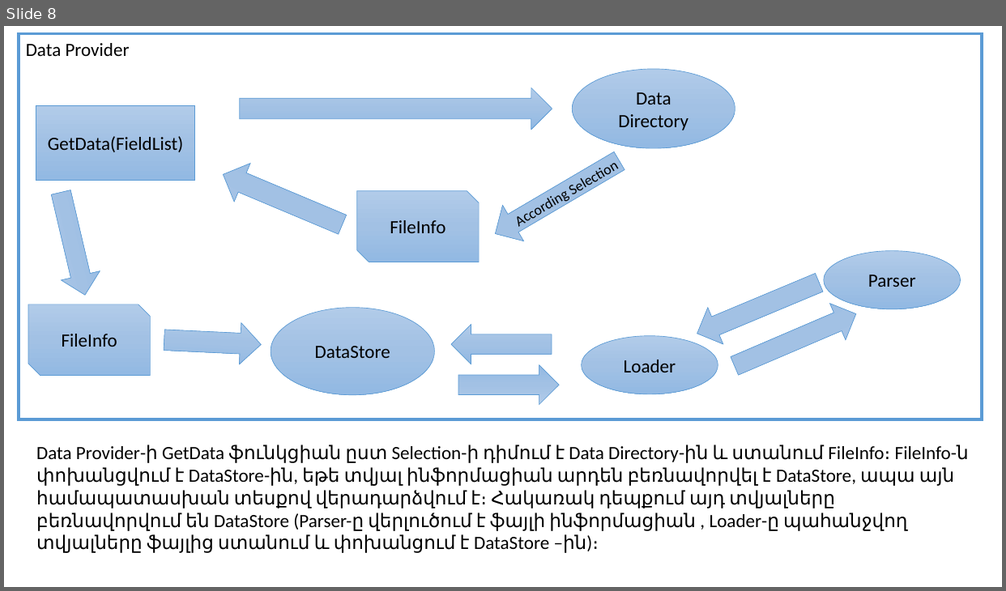
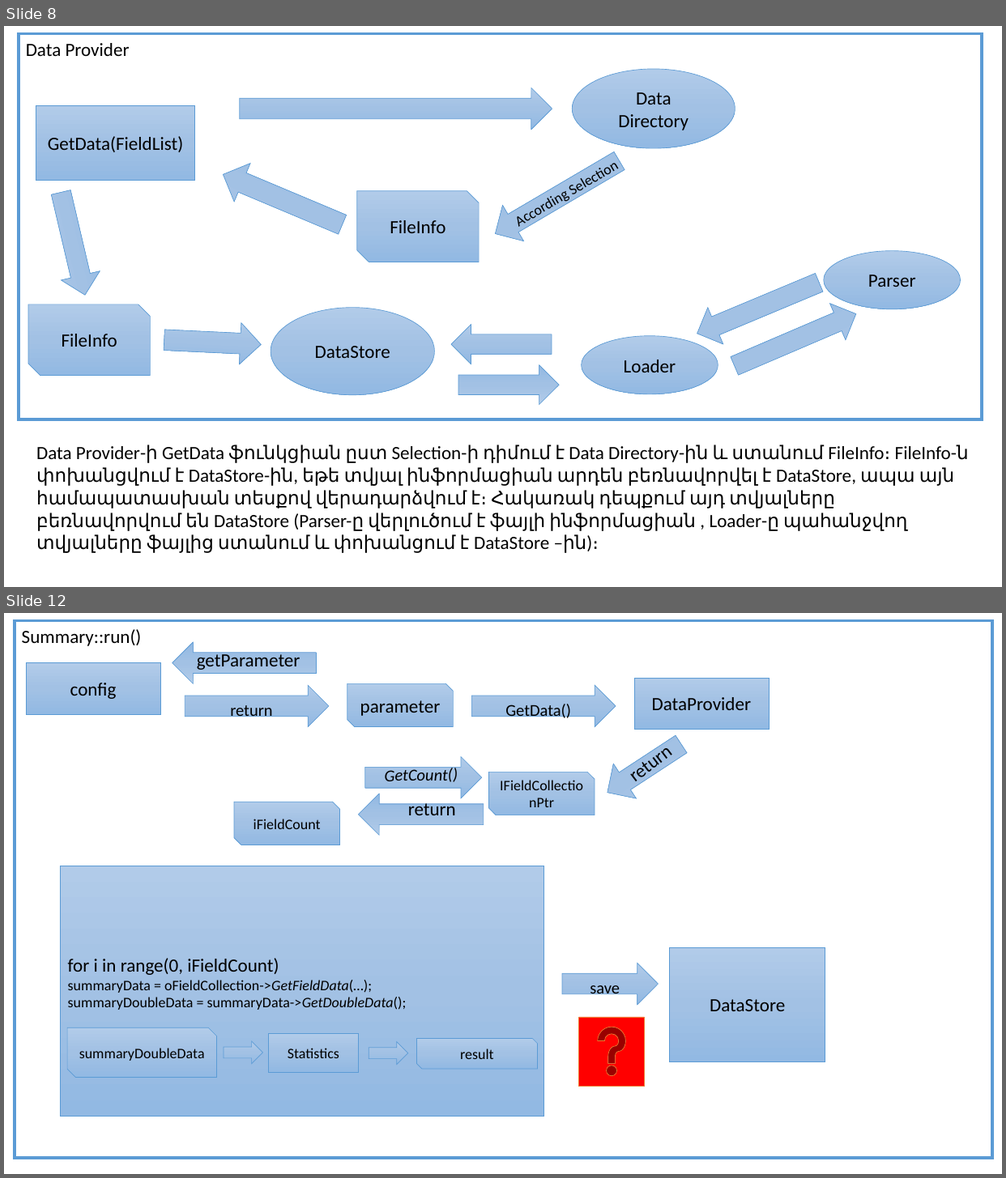
Before and after one commit to Mesrop-Gevorgyan/ATRChipset, a slide deck: Doc/Architecture_slide.pptx. Shown one above the other, each under a label of ours: slide 8 before the commit, slides 8 and 12 after it; the slides between them are not shown. The pictures are 1006x591 and 1006x1178 pixels, drawn with LibreOffice and Linux fonts; fonts in the diff are those of the drawing. Boxes give left, top, right and bottom in pixels: in the first picture for what was removed or moved away, otherwise in the second. Text is boxed around its words. In the diff, an @@ line names an element or a change of style, - is before the commit and + after.

```diff
--- a/Doc/Architecture_slide.pptx
+++ b/Doc/Architecture_slide.pptx
@@ slide 12 added at <box>4,613,1002,1174</box>, background #FFFFFF @@
@@ rectangle added at <box>15,620,993,1158</box>, outline #5B9BD5 3 pt, 18 pt, text #000000 @@
+Summary::run()
@@ right arrow added at <box>172,642,316,683</box>, fill gradient #B1CBE9 to #A3C1E5 to #93B9E4, outline #5B9BD5 0.5 pt @@
@@ text added at <box>197,651,300,670</box>, 18 pt, text #000000 @@
+getParameter
@@ rectangle added at <box>26,663,160,715</box>, fill gradient #B1CBE9 to #A3C1E5 to #93B9E4, outline #5B9BD5 0.5 pt, 18 pt, text #000000 @@
+config
@@ snip diag rect added at <box>347,684,454,727</box>, fill gradient #B1CBE9 to #A3C1E5 to #93B9E4, outline #5B9BD5 0.5 pt, 18 pt, text #000000 @@
+parameter
@@ rectangle added at <box>634,678,769,730</box>, fill gradient #B1CBE9 to #A3C1E5 to #93B9E4, outline #5B9BD5 0.5 pt, 18 pt, text #000000 @@
+DataProvider
@@ right arrow added at <box>185,686,328,726</box>, fill gradient #B1CBE9 to #A3C1E5 to #93B9E4, outline #5B9BD5 0.5 pt, 16 pt, text #000000 @@
+return
@@ right arrow added at <box>472,686,616,726</box>, fill gradient #B1CBE9 to #A3C1E5 to #93B9E4, outline #5B9BD5 0.5 pt, 16 pt, text #000000 @@
+GetData()
@@ right arrow added at <box>597,727,693,810</box>, fill gradient #B1CBE9 to #A3C1E5 to #93B9E4, outline #5B9BD5 0.5 pt @@
@@ text added at <box>616,730,685,793</box>, 18 pt, text #000000 @@
+return
@@ right arrow added at <box>364,756,482,798</box>, fill gradient #B1CBE9 to #A3C1E5 to #93B9E4, outline #5B9BD5 0.5 pt @@
@@ text added at <box>385,767,458,782</box>, 16 pt, text #000000, italic @@
+GetCount()
@@ snip diag rect added at <box>489,773,594,815</box>, fill gradient #B1CBE9 to #A3C1E5 to #93B9E4, outline #5B9BD5 0.5 pt, 14 pt, text #000000 @@
+IFieldCollectionPtr
@@ snip diag rect added at <box>234,802,339,845</box>, fill gradient #B1CBE9 to #A3C1E5 to #93B9E4, outline #5B9BD5 0.5 pt, 14 pt, text #000000 @@
+iFieldCount
@@ right arrow added at <box>358,794,484,835</box>, fill gradient #B1CBE9 to #A3C1E5 to #93B9E4, outline #5B9BD5 0.5 pt @@
@@ text added at <box>408,799,456,815</box>, 18 pt, text #000000 @@
+return
@@ rectangle added at <box>60,866,543,1116</box>, fill gradient #B1CBE9 to #A3C1E5 to #93B9E4, outline #5B9BD5 0.5 pt, 14 pt, text #000000 @@
+for i in range(0, iFieldCount) summaryData = oFieldCollection->GetFieldData(…);
+summaryDoubleData = summaryData->GetDoubleData();
@@ rectangle added at <box>670,948,825,1063</box>, fill gradient #B1CBE9 to #A3C1E5 to #93B9E4, outline #5B9BD5 0.5 pt, 18 pt, text #000000 @@
+DataStore
@@ right arrow added at <box>562,964,658,1004</box>, fill gradient #B1CBE9 to #A3C1E5 to #93B9E4, outline #5B9BD5 0.5 pt, 16 pt, text #000000 @@
+save
@@ action button help added at <box>579,1017,645,1086</box>, fill #FF0000, outline #ED7D31 0.5 pt @@
@@ snip diag rect added at <box>68,1028,217,1077</box>, fill gradient #B1CBE9 to #A3C1E5 to #93B9E4, outline #5B9BD5 0.5 pt, 14 pt, text #000000 @@
+summaryDoubleData
@@ right arrow added at <box>224,1042,262,1064</box>, fill gradient #B1CBE9 to #A3C1E5 to #93B9E4, outline #5B9BD5 0.5 pt @@
@@ rectangle added at <box>269,1033,359,1072</box>, fill gradient #B1CBE9 to #A3C1E5 to #93B9E4, outline #5B9BD5 0.5 pt, 14 pt, text #000000 @@
+Statistics
@@ right arrow added at <box>368,1042,407,1064</box>, fill gradient #B1CBE9 to #A3C1E5 to #93B9E4, outline #5B9BD5 0.5 pt @@
@@ snip diag rect added at <box>416,1039,537,1070</box>, fill gradient #B1CBE9 to #A3C1E5 to #93B9E4, outline #5B9BD5 0.5 pt, 14 pt, text #000000 @@
+result
```
Also in this commit, not shown: 3 other slides added.
